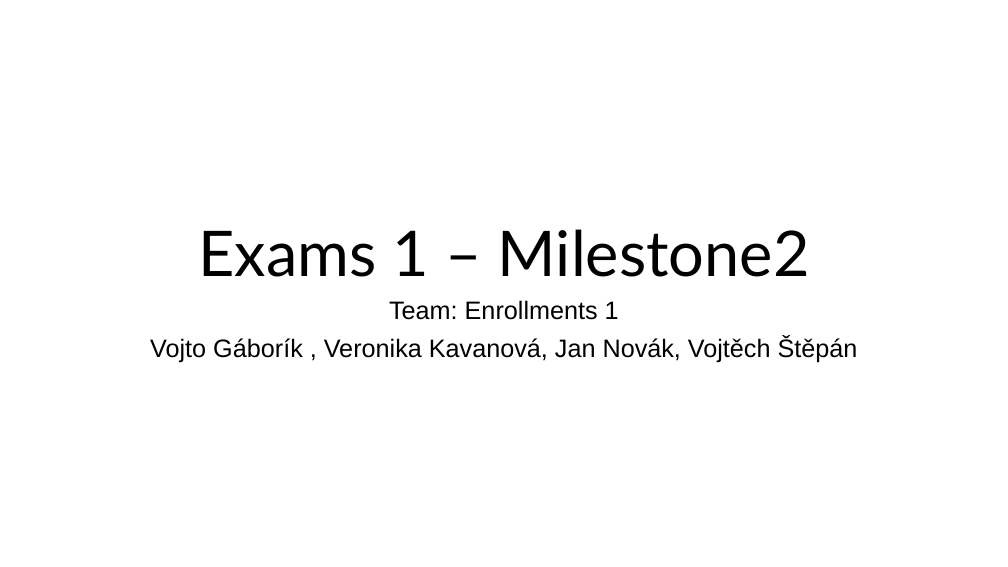
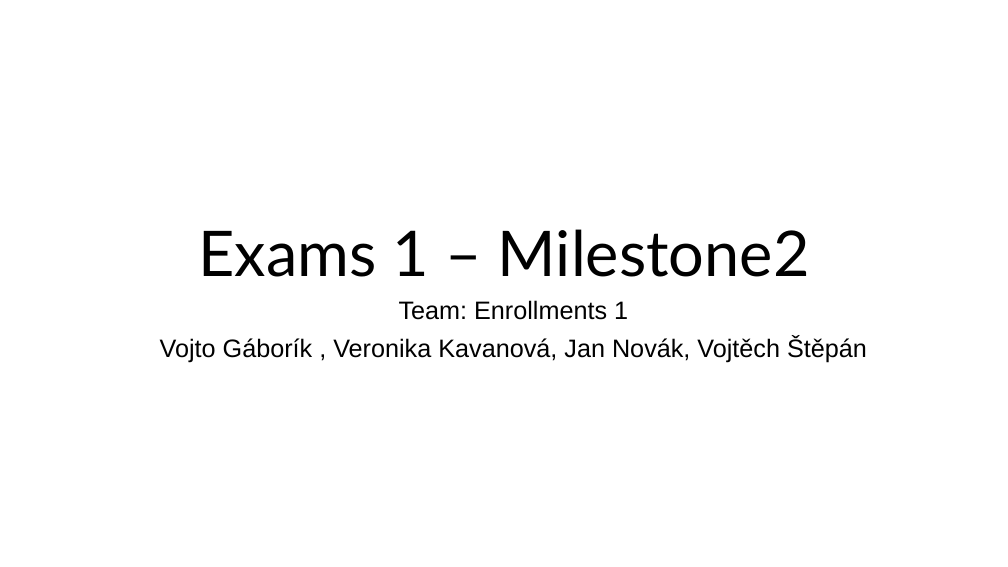
Before and after one commit to Jan-Novak00/Enrollments1, a slide deck: slide 1 of Milestone2/Presentation_Milestone2.pptx. Drawn at 1008x567 pixels with LibreOffice and Linux fonts; fonts in the diff are those of the drawing. Boxes give left, top, right and bottom in pixels: in the first picture for what was removed or moved away, otherwise in the second. Text is boxed around its words. In the diff, an @@ line names an element or a change of style, - is before the commit and + after.

Commit message:
Add missing team member name to two slides

```diff
--- a/Milestone2/Presentation_Milestone2.pptx
+++ b/Milestone2/Presentation_Milestone2.pptx
@@ subtitle "Team: Enrollments 1" at (160, 300, 867, 362): indent changed; more space between paragraphs @@
```
Also in this commit, not shown: 3 other slides changed.
